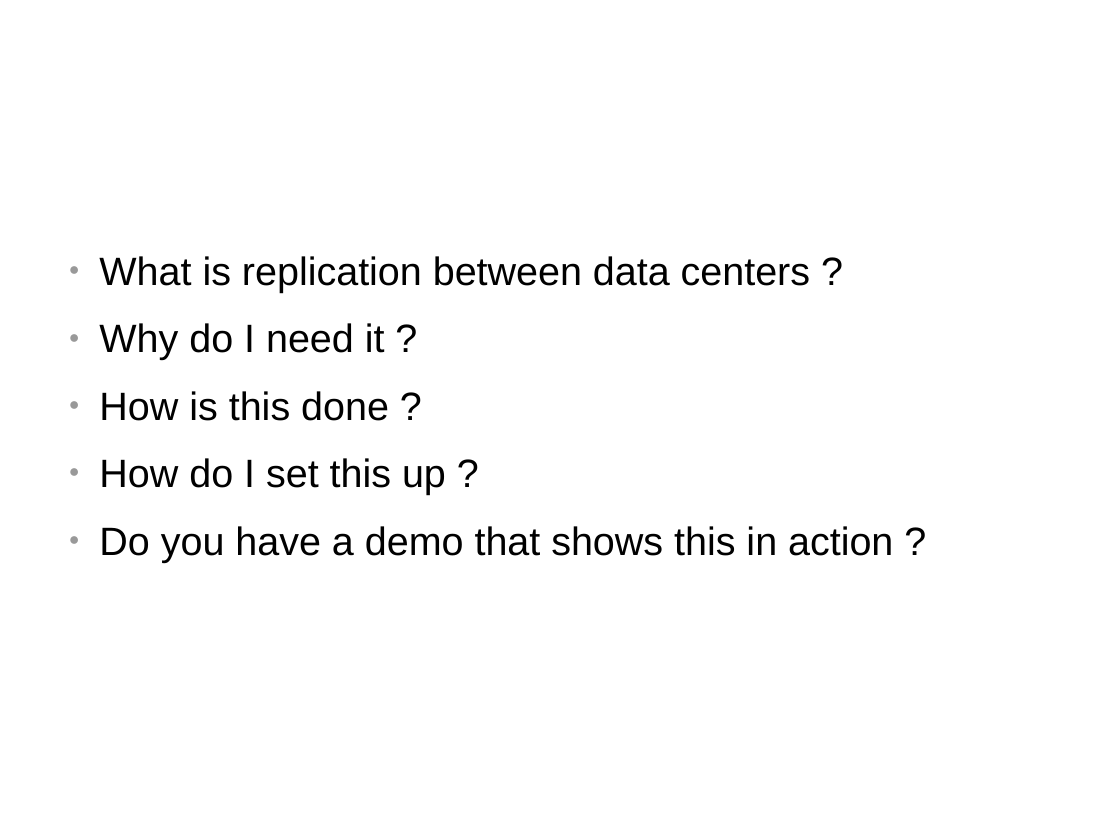
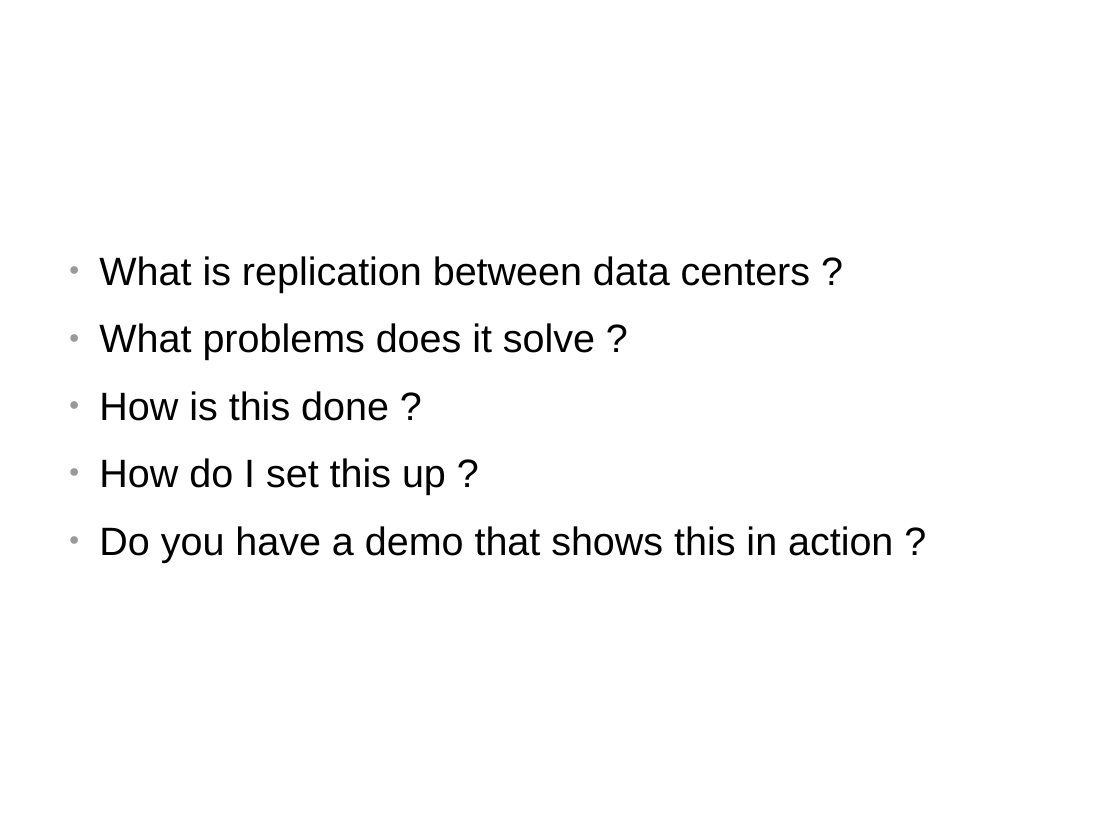
Before and after one commit to belaban/jdg-client, a slide deck: slide 3 of docs/xsite.odp. Drawn at 1120x840 pixels with LibreOffice and Linux fonts; fonts in the diff are those of the drawing; background and template pictures are left out. Boxes give left, top, right and bottom in pixels: in the first picture for what was removed or moved away, otherwise in the second. Text is boxed around its words. In the diff, an @@ line names an element or a change of style, - is before the commit and + after.

```diff
--- a/docs/xsite.odp
+++ b/docs/xsite.odp
@@ text at [99, 323, 595, 360]: text changed @@
-● Why do I need it ?
+● What problems does it solve ?
```
Also in this commit, not shown: 3 other slides changed, 1 slide added, 1 slide removed.
